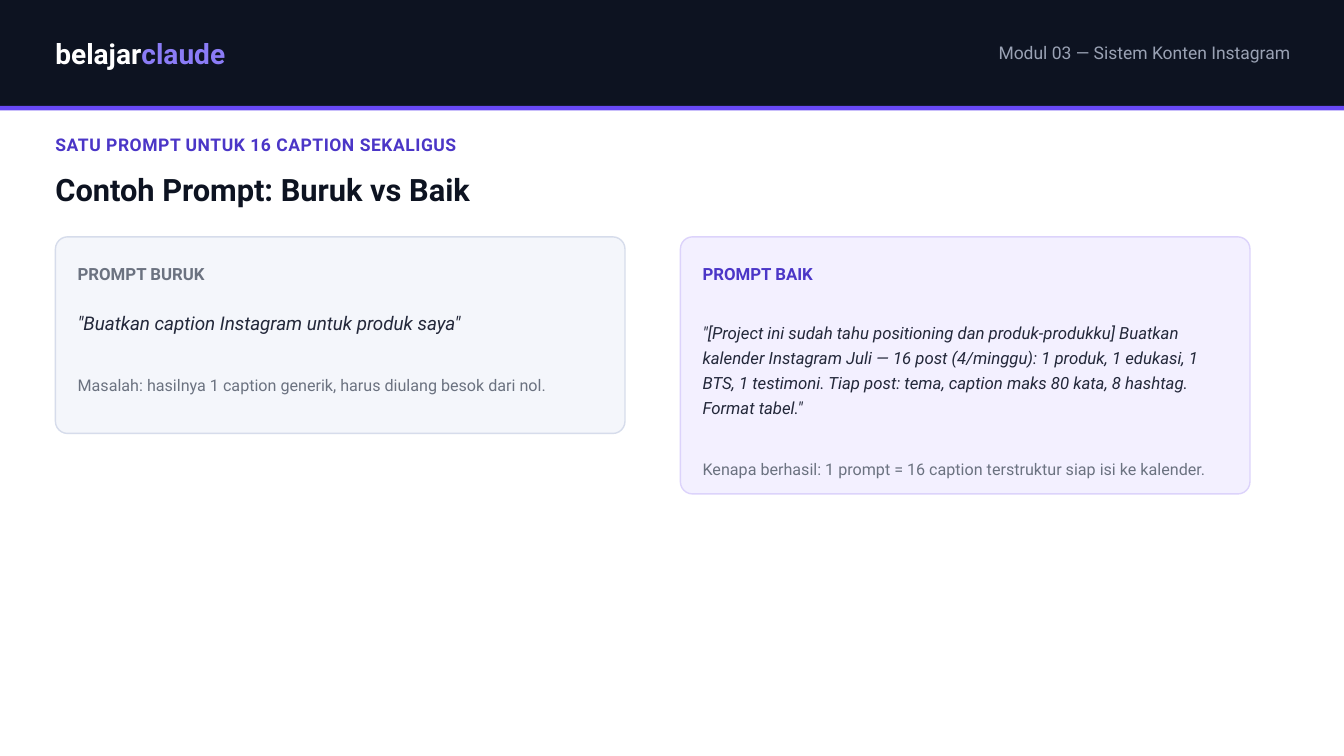
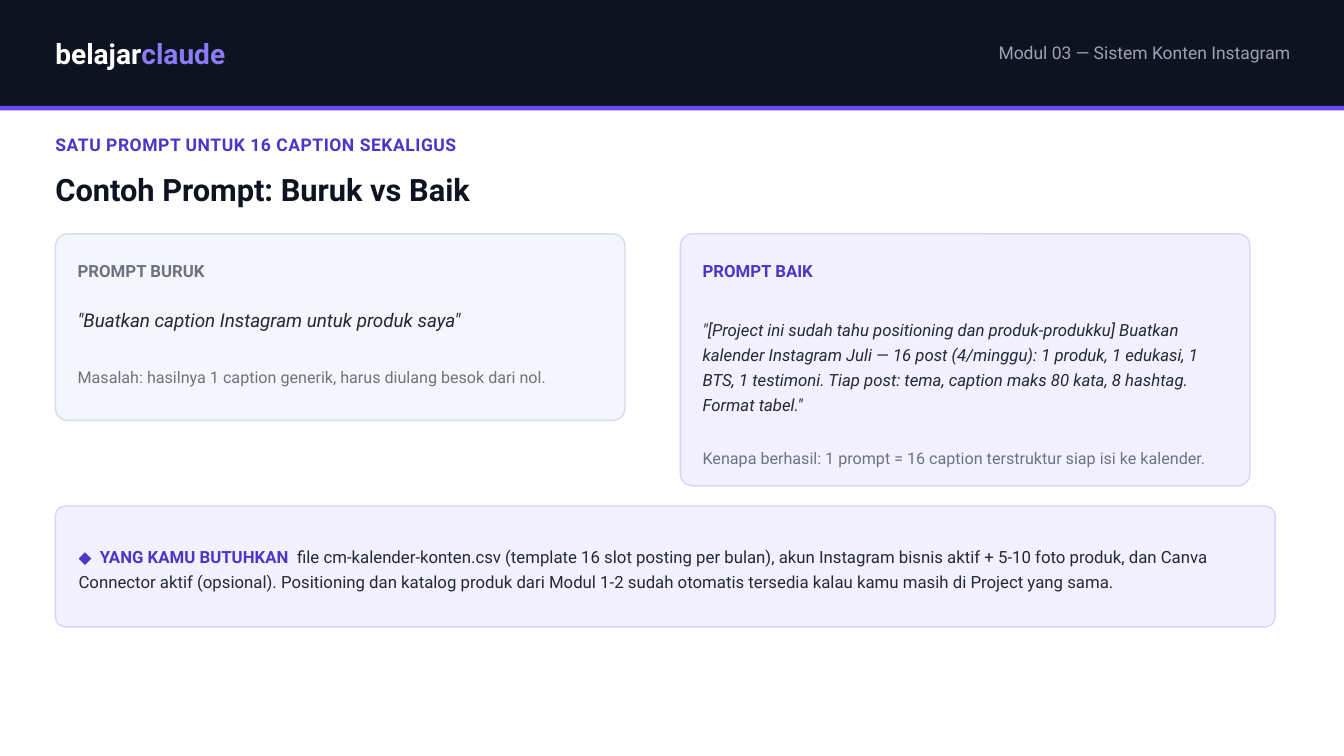
Before and after one commit to juliautomo/belajar-claude, a slide deck: slide 4 of Content-Marketing/M03-Konten-Instagram/K3-M03-Sistem-Konten-Instagram.pptx. Drawn at 1344x756 pixels with LibreOffice and Linux fonts; fonts in the diff are those of the drawing. Boxes give left, top, right and bottom in pixels: in the first picture for what was removed or moved away, otherwise in the second. Text is boxed around its words. In the diff, an @@ line names an element or a change of style, - is before the commit and + after.

Commit message:
M03: natural-complexity restructure (HTML + PPTX)
- Cara Kerja: dropped forced 5th step, now 4 real steps, title de-numbered
- Kesalahan Umum: red warning panel instead of purple pill grid (matches HTML's own tip-box.warn styling, which the deck had been ignoring)
- Yang Kamu Butuhkan relocated to Contoh Prompt slide footer, same pattern as M02
- Cover: dropped '-- 12 menit' duration text

```diff
--- a/Content-Marketing/M03-Konten-Instagram/K3-M03-Sistem-Konten-Instagram.pptx
+++ b/Content-Marketing/M03-Konten-Instagram/K3-M03-Sistem-Konten-Instagram.pptx
@@ rounded rectangle at bbox=[55, 234, 625, 420]: proportions changed @@
@@ rounded rectangle: place and size @@
-rounded rectangle at bbox=[55, 237, 625, 434]
+rounded rectangle at bbox=[55, 234, 625, 420]
@@ rounded rectangle: place and size @@
-rounded rectangle at bbox=[681, 237, 1250, 494]
+rounded rectangle at bbox=[681, 234, 1250, 486]
@@ rounded rectangle at bbox=[681, 234, 1250, 486]: proportions changed @@
@@ text "Masalah: hasilnya 1 caption generik, ...": place and size @@
-text "Masalah: hasilnya 1 caption generik, ..." at bbox=[78, 379, 546, 395]
+text "Masalah: hasilnya 1 caption generik, ..." at bbox=[78, 371, 546, 387]
@@ text "Kenapa berhasil: 1 prompt = ...": place and size @@
-text "Kenapa berhasil: 1 prompt = ..." at bbox=[703, 463, 1205, 478]
+text "Kenapa berhasil: 1 prompt = ..." at bbox=[703, 452, 1205, 467]
@@ rounded rectangle added at bbox=[55, 506, 1275, 627], fill #F3F0FF, outline #DCD3FB 1 pt @@
@@ text added at bbox=[79, 550, 1207, 592], 12 pt, text #23283A @@
+◆ YANG KAMU BUTUHKAN file cm-kalender-konten.csv (template 16 slot posting per bulan), akun Instagram bisnis aktif + 5-10 foto produk, dan Canva Connector aktif (opsional). Positioning dan katalog produk dari Modul 1-2 sudah otomatis tersedia kalau kamu masih di Project yang sama.
```
Also in this commit, not shown: 4 other slides changed, 1 other file.
